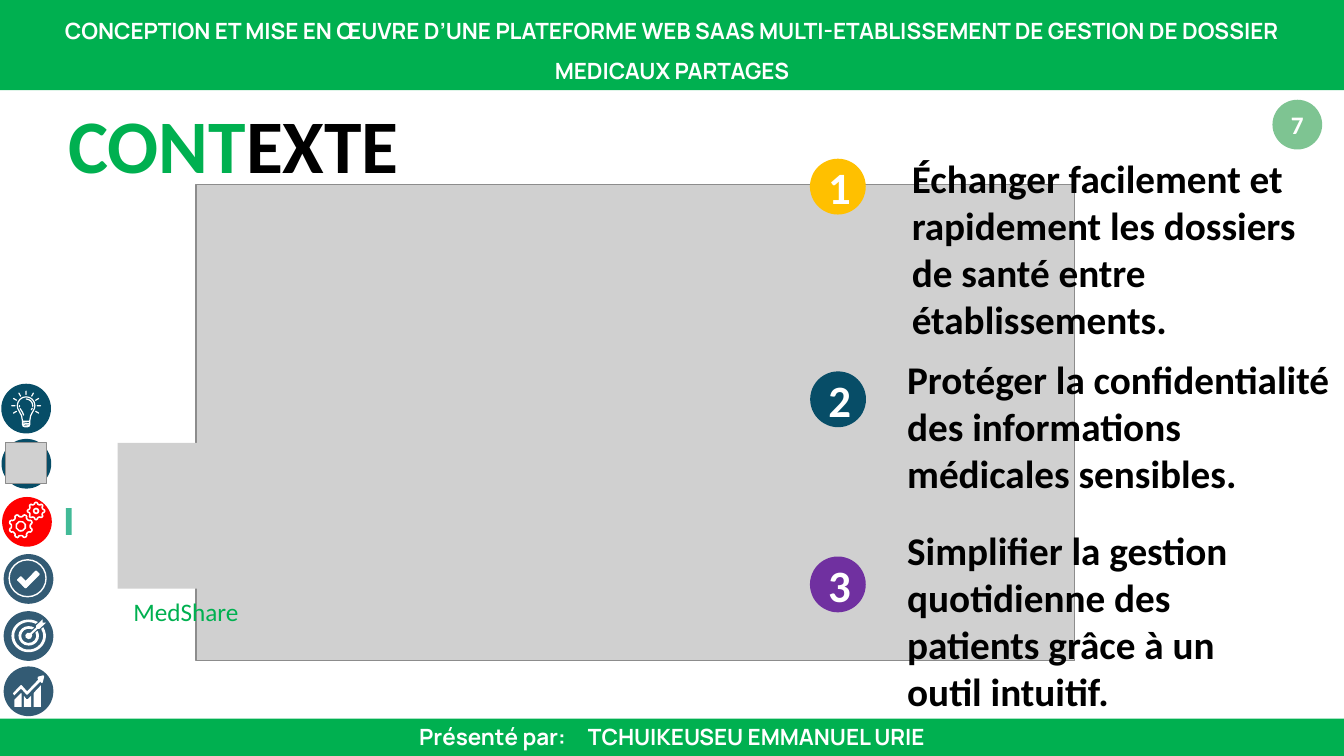
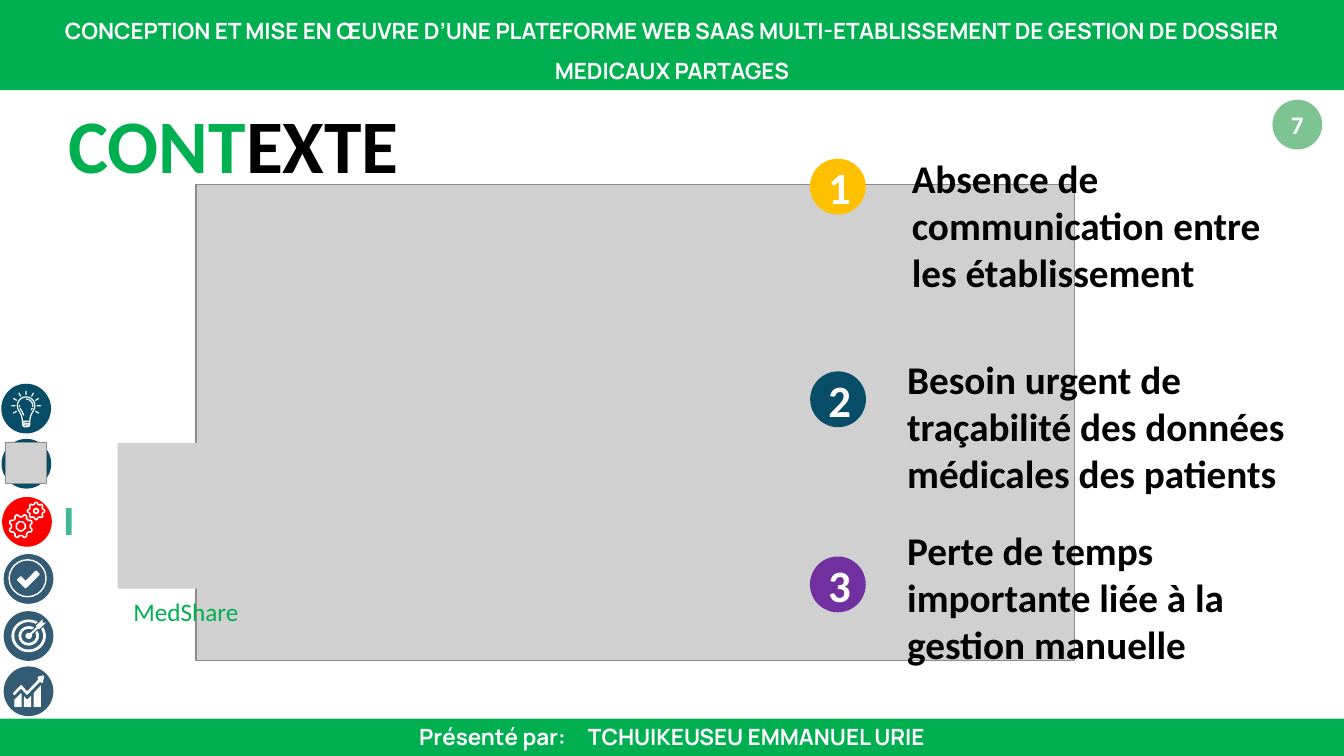
Before and after one commit to emmanuelurie07-commits/Projet_MedShare, a slide deck: slide 8 of dossier word/power point waffo projet soutenance.pptx. Drawn at 1344x756 pixels with LibreOffice and Linux fonts; fonts in the diff are those of the drawing; grey boxes stand for pictures. Boxes give left, top, right and bottom in pixels: in the first picture for what was removed or moved away, otherwise in the second. Text is boxed around its words. In the diff, an @@ line names an element or a change of style, - is before the commit and + after.

```diff
--- a/dossier word/power point waffo projet soutenance.pptx
+++ b/dossier word/power point waffo projet soutenance.pptx
@@ text at box(912, 160, 1260, 297): text changed @@
-Échanger facilement et rapidement les dossiers de santé entre établissements.
+Absence de communication entre les établissement
@@ text at box(907, 362, 1284, 494): text changed @@
-Protéger la confidentialité des informations médicales sensibles.
+Besoin urgent de traçabilité des données médicales des patients
@@ text at box(907, 533, 1224, 670): text changed @@
-Simplifier la gestion quotidienne des patients grâce à un outil intuitif.
+Perte de temps importante liée à la gestion manuelle
```
Also in this commit, not shown: 1 other slide changed, 1 slide removed, 1 other file.
